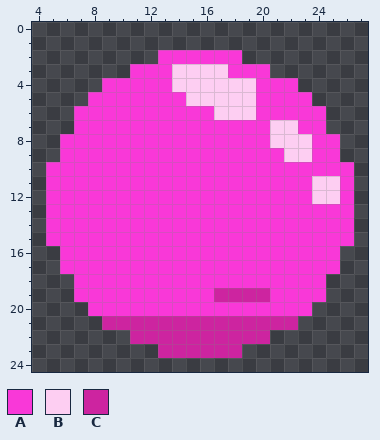
One commit to this pixel-art sprite: packages/nouns-img-permutator/assets/layer-3/head-bubblegum.png. The picture above was drawn from the file before the commit.
The file is 32x32 pixels. Shown: x 4..27, y 0..24.
Palette (. is transparent): A #f938d8  B #fdcef2  C #cd24a0
Pixels before, first column x 5:
 2 ........AAAAAA........
 3 ......AAABBBBAAA......
 4 ....AAAAABBBBBBAAA....
 5 ...AAAAAAABBBBBAAAA...
 6 ..AAAAAAAAAABBBAAAAA..
 7 ..AAAAAAAAAAAAAABBAA..
 8 .AAAAAAAAAAAAAAABBBAA.
 9 .AAAAAAAAAAAAAAAABBAA.
10 AAAAAAAAAAAAAAAAAAAAAA
11 AAAAAAAAAAAAAAAAAAABBA
12 AAAAAAAAAAAAAAAAAAABBA
13 AAAAAAAAAAAAAAAAAAAAAA
14 AAAAAAAAAAAAAAAAAAAAAA
15 AAAAAAAAAAAAAAAAAAAAAA
16 .AAAAAAAAAAAAAAAAAAAA.
17 .AAAAAAAAAAAAAAAAAAAA.
18 ..AAAAAAAAAAAAAAAAAA..
19 ..AAAAAAAAAACCCCAAAA..
20 ...AAAAAAAAAAAAAAAA...
21 ....CCCCCCCCCCCCCC....
22 ......CCCCCCCCCC......
23 ........CCCCCC........
The result:
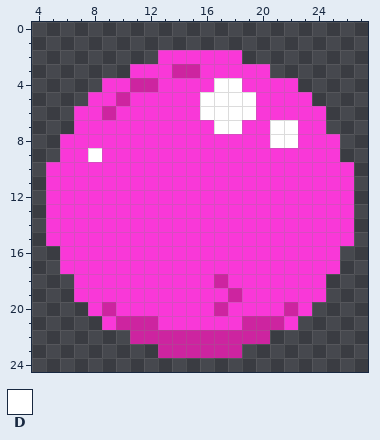
Colours new in this view: D #ffffff
The edit:
Colour B becomes colour A in row 3 at x 16 to 17; in row 4 at x 14 to 16 and 19; in row 5 at x 15; in row 8 at x 23; in row 9 at x 22 to 23; in rows 11 to 12 at x 24 to 25.
Colour C becomes colour A in row 19 at x 17 and 19 to 20; in row 21 at x 9, 13 to 18 and 22.
Colour A becomes colour C in row 4 at x 11 to 12; in row 5 at x 10; in row 6 at x 9; in row 18 at x 17; in row 20 at x 9, 17 and 22.
Colour B becomes colour C in row 3 at x 14 to 15.
Colour A becomes colour D in row 6 at x 16; in row 7 at x 17 to 18; in row 9 at x 8.
Colour B becomes colour D in row 4 at x 17 to 18; in row 5 at x 16 to 19; in row 6 at x 17 to 19; in rows 7 to 8 at x 21 to 22.
